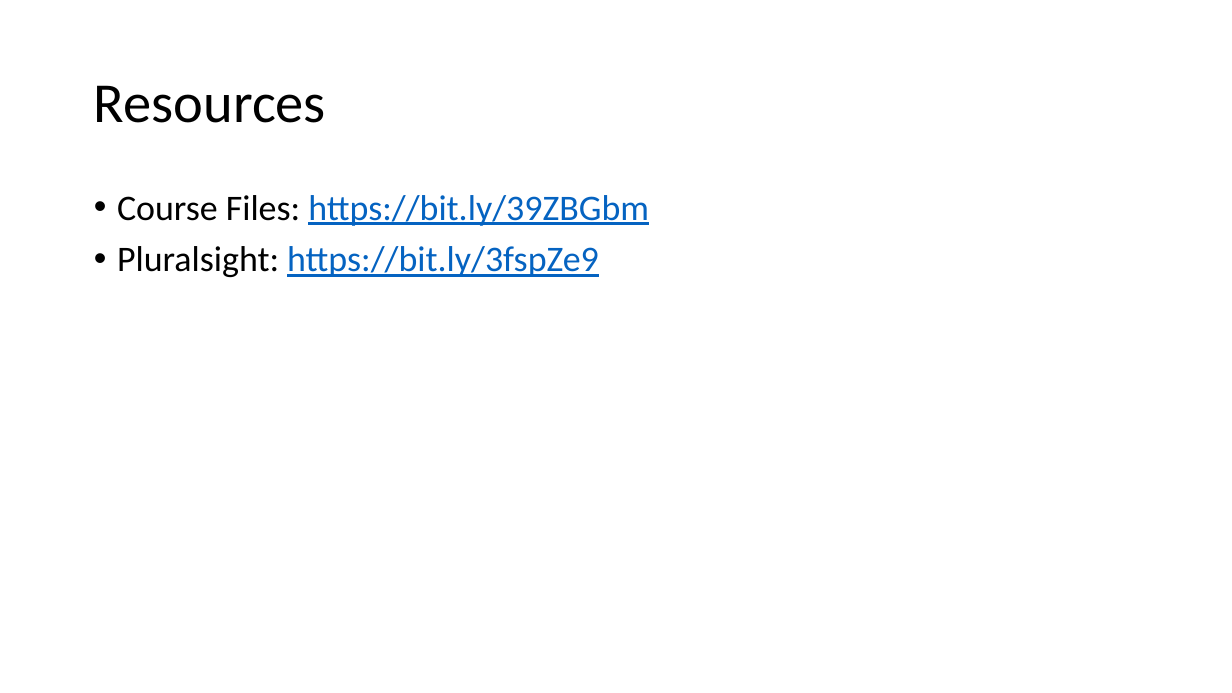
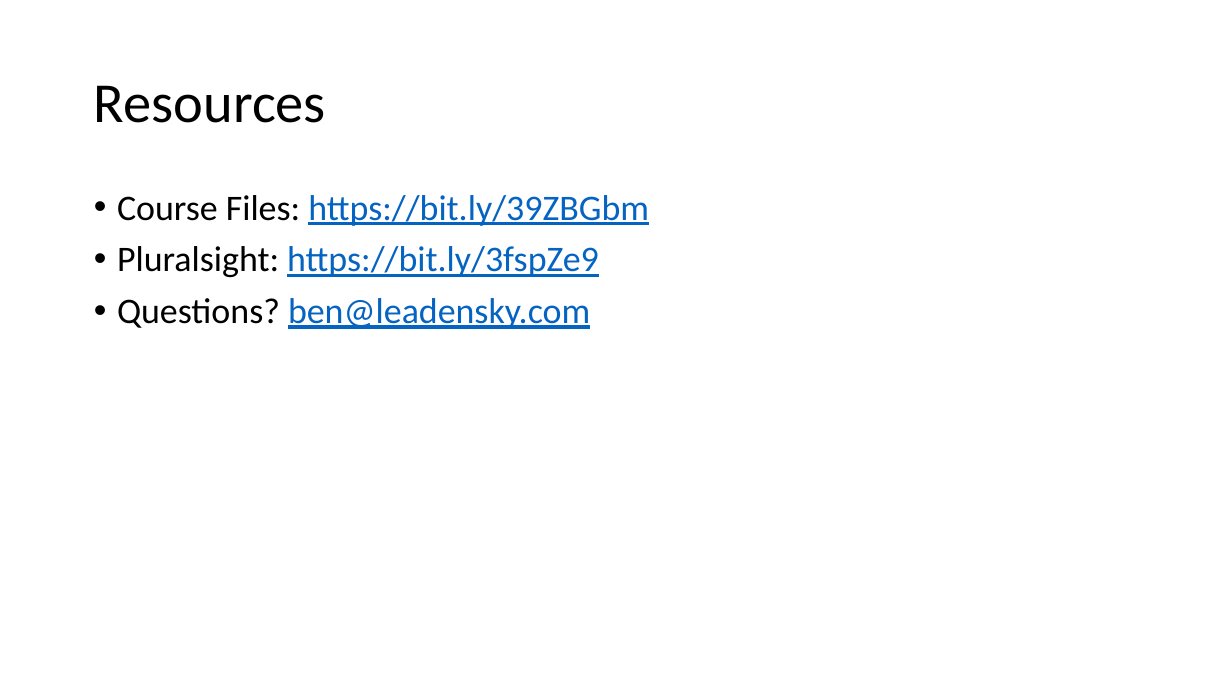
Before and after one commit to 15831944/PowerLaunch2020_DataExtraction, a slide deck: slide 3 of Data Extraction Presentation.pptx. Drawn at 1232x693 pixels with LibreOffice and Linux fonts; fonts in the diff are those of the drawing. Boxes give left, top, right and bottom in pixels: in the first picture for what was removed or moved away, otherwise in the second. Text is boxed around its words. In the diff, an @@ line names an element or a change of style, - is before the commit and + after.

Commit message:
Updated presentation and tutorial.

```diff
--- a/Data Extraction Presentation.pptx
+++ b/Data Extraction Presentation.pptx
@@ text at (x1=117, y1=298, x2=590, y2=329): paragraph added @@
+• Questions? ben@leadensky.com
```
Also in this commit, not shown: 2 other files.
